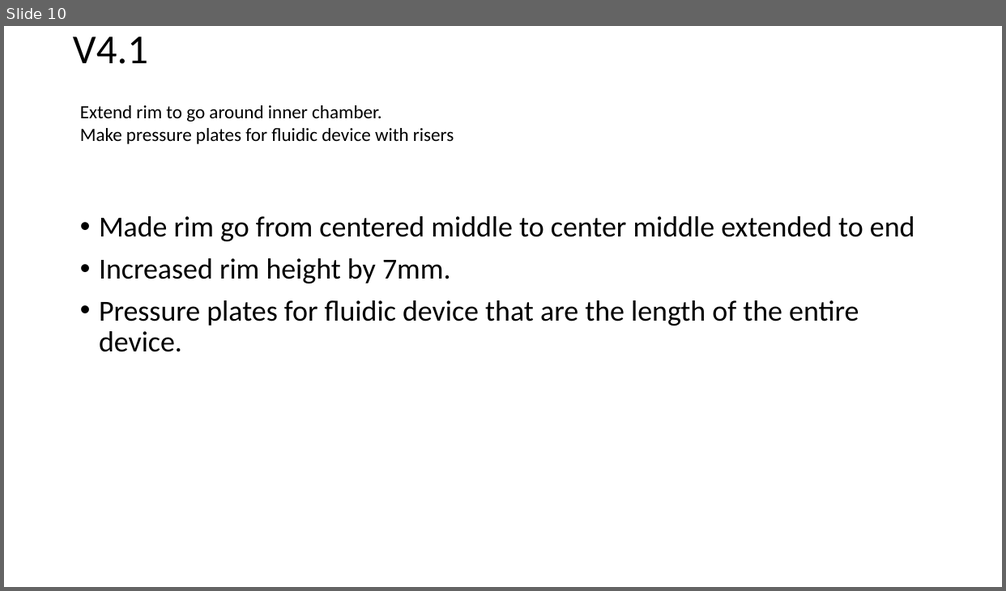
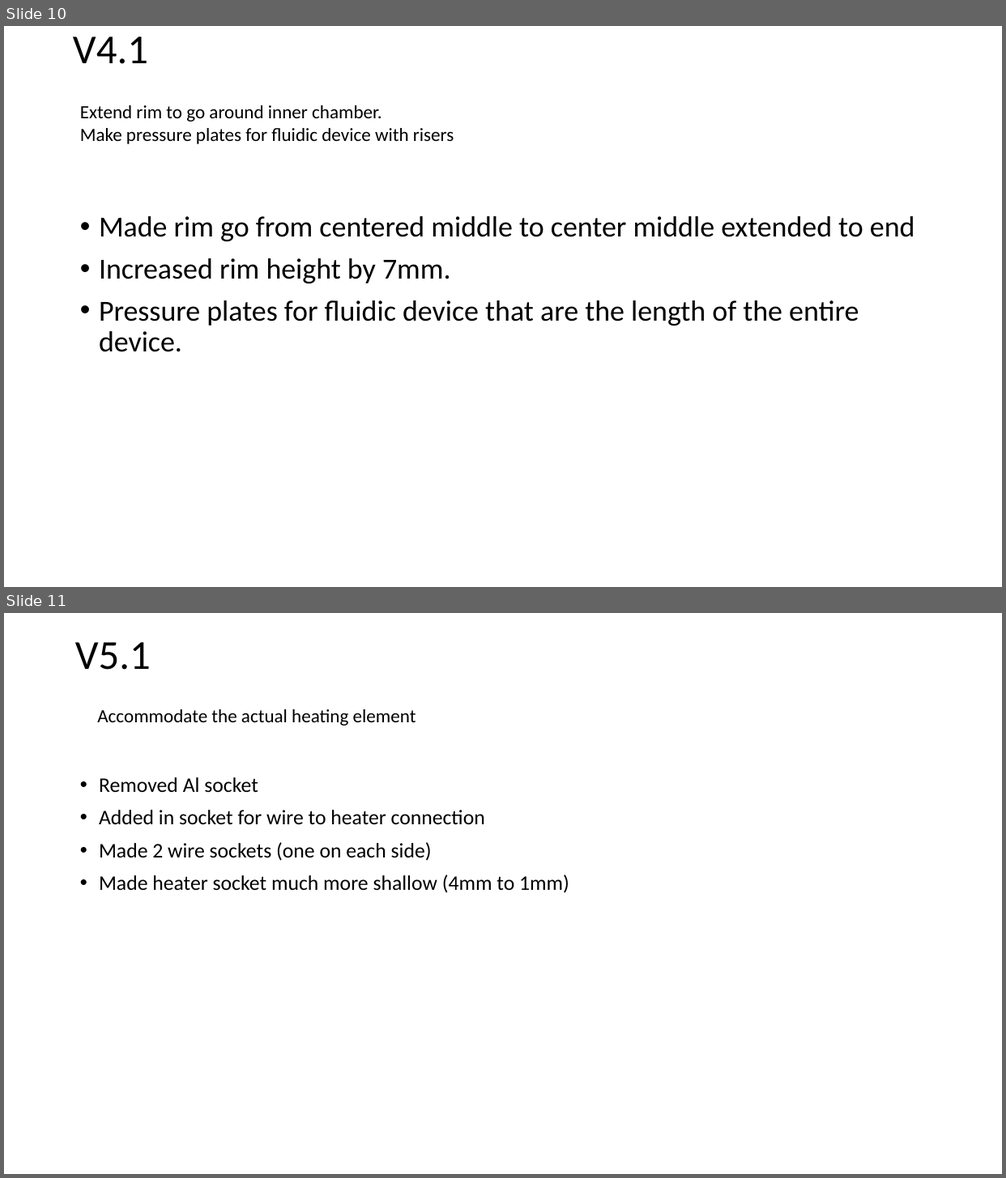
Before and after one commit to mdanderson03/SpectrePlex, a slide deck: 3D model/version logs and observations/Changelogs for Chamber for AutoCIF.pptx. Shown one above the other, each under a label of ours: slide 10 before the commit, slides 10 and 11 after it. The pictures are 1006x591 and 1006x1178 pixels, drawn with LibreOffice and Linux fonts; fonts in the diff are those of the drawing. Boxes give left, top, right and bottom in pixels: in the first picture for what was removed or moved away, otherwise in the second. Text is boxed around its words. In the diff, an @@ line names an element or a change of style, - is before the commit and + after.

```diff
--- a/3D model/version logs and observations/Changelogs for Chamber for AutoCIF.pptx
+++ b/3D model/version logs and observations/Changelogs for Chamber for AutoCIF.pptx
@@ slide 11 added at box(4, 613, 1002, 1174), background #FFFFFF @@
@@ title added at box(75, 642, 151, 670), 39.6 pt, text #000000 @@
+V5.1
@@ text added at box(97, 709, 416, 726), 18 pt, text #000000 @@
+Accommodate the actual heating element
@@ text added at box(99, 777, 569, 893), 20 pt, text #000000 @@
+• Removed Al socket
+• Added in socket for wire to heater connection
+• Made 2 wire sockets (one on each side)
+• Made heater socket much more shallow (4mm to 1mm)
```
Also in this commit, not shown: 2 other files.
